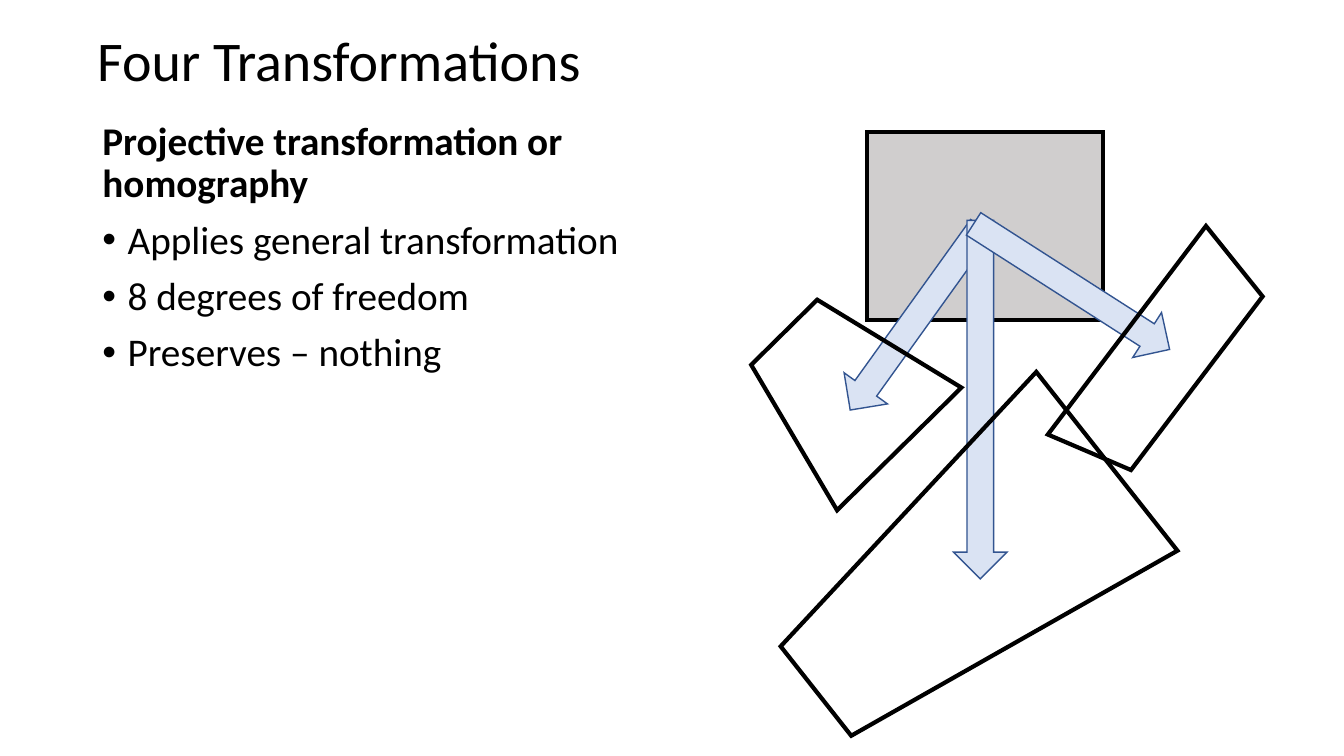
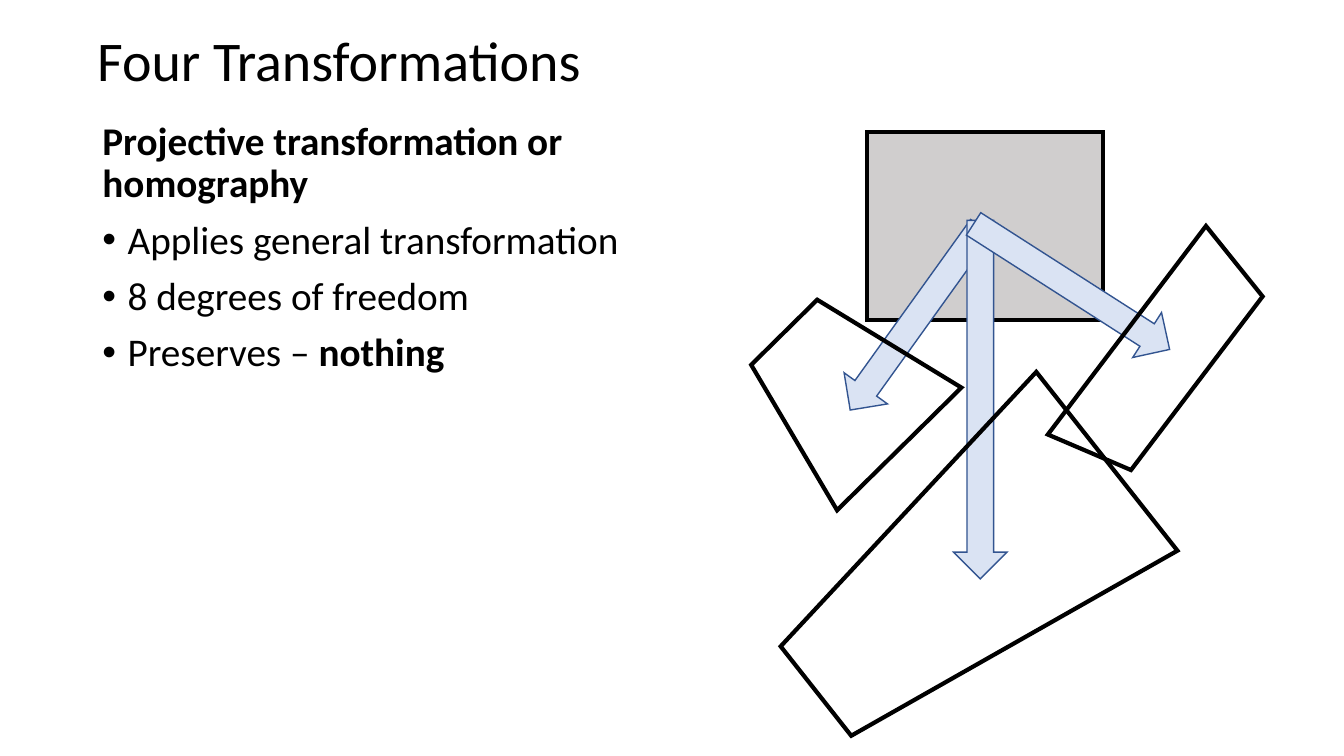
Before and after one commit to StephenElston/CSCI-E25, a slide deck: slide 39 of Slides/9_HomographyProjection.pptx (slide 38 before the commit). Drawn at 1344x756 pixels with LibreOffice and Linux fonts; fonts in the diff are those of the drawing. Boxes give left, top, right and bottom in pixels: in the first picture for what was removed or moved away, otherwise in the second. Text is boxed around its words. In the diff, an @@ line names an element or a change of style, - is before the commit and + after.

```diff
--- a/Slides/9_HomographyProjection.pptx
+++ b/Slides/9_HomographyProjection.pptx
@@ text at (x1=128, y1=338, x2=445, y2=373): bold on in "nothing" @@
```
Also in this commit, not shown: 6 other slides changed, 2 slides added.
